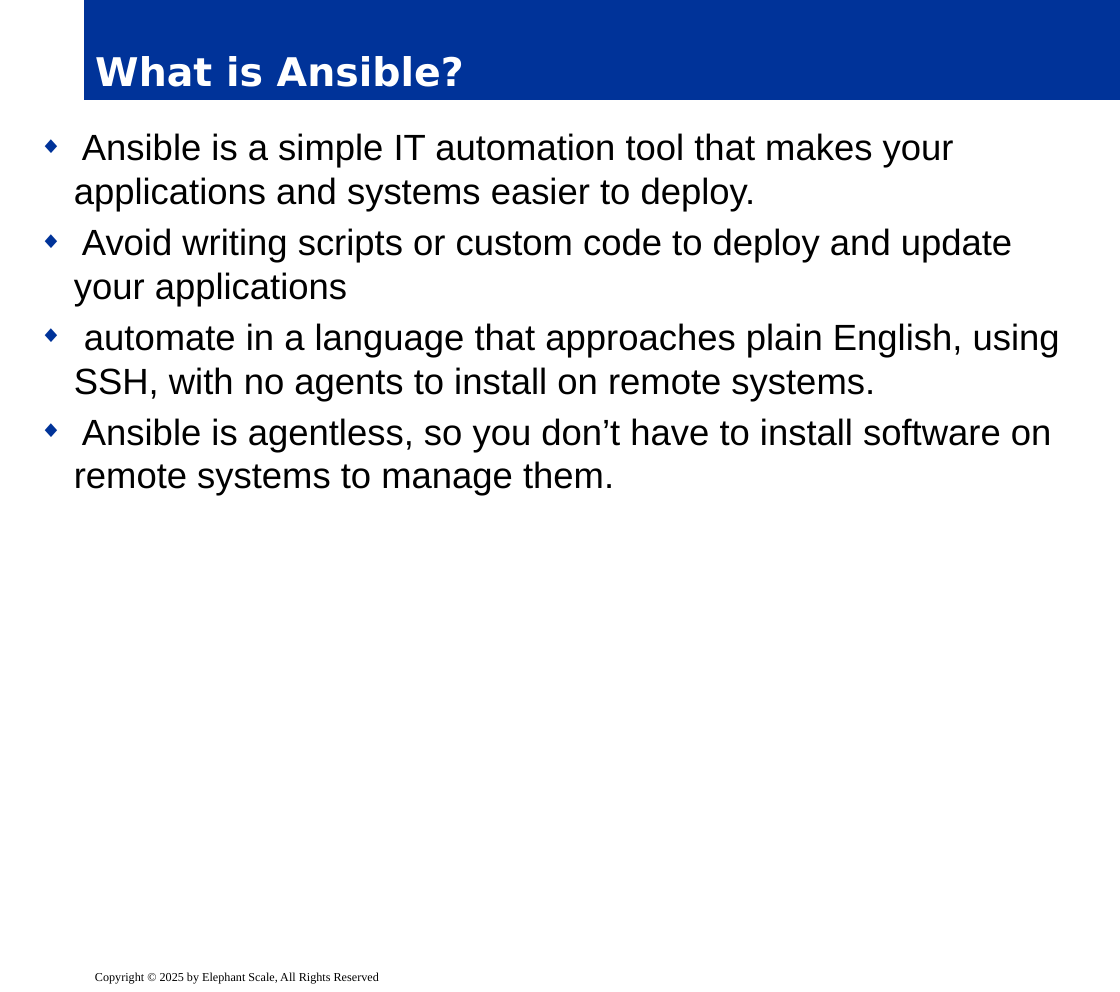
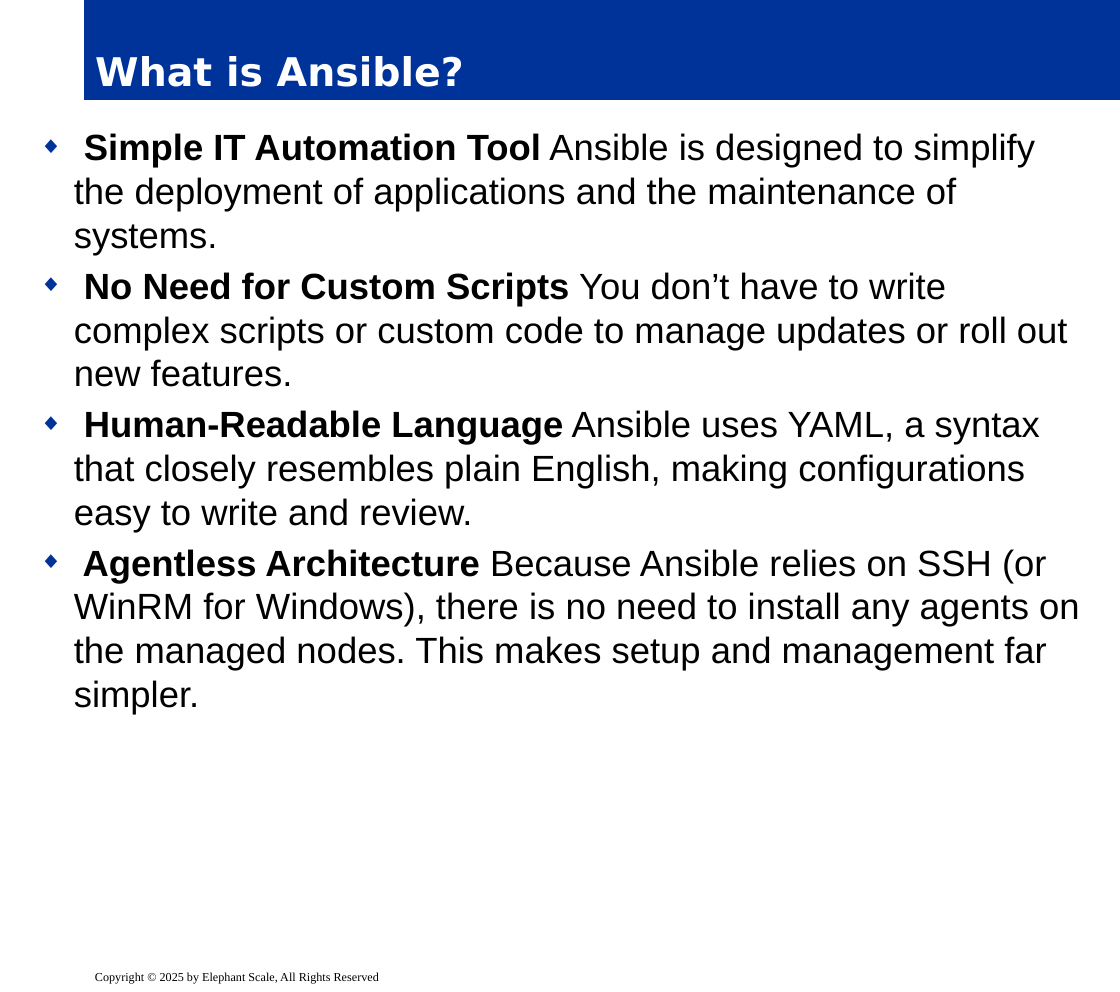
Before and after one commit to elephantscale/es-training-new, a slide deck: slide 6 of ansible/release/02__ansible-basic.pptx. Drawn at 1120x992 pixels with LibreOffice and Linux fonts; fonts in the diff are those of the drawing; background and template pictures are left out. Boxes give left, top, right and bottom in pixels: in the first picture for what was removed or moved away, otherwise in the second. Text is boxed around its words. In the diff, an @@ line names an element or a change of style, - is before the commit and + after.

```diff
--- a/ansible/release/02__ansible-basic.pptx
+++ b/ansible/release/02__ansible-basic.pptx
@@ text at bbox=[74, 133, 1080, 714]: text changed @@
-◆ Ansible is a simple IT automation tool that makes your applications and systems easier to deploy.
-◆ Avoid writing scripts or custom code to deploy and update your applications
-◆ automate in a language that approaches plain English, using SSH, with no agents to install on remote systems.
-◆ Ansible is agentless, so you don’t have to install software on remote systems to manage them.
+◆ Simple IT Automation Tool Ansible is designed to simplify the deployment of applications and the maintenance of systems.
+◆ No Need for Custom Scripts You don’t have to write complex scripts or custom code to manage updates or roll out new features.
+◆ Human-Readable Language Ansible uses YAML, a syntax that closely resembles plain English, making configurations easy to write and review.
+◆ Agentless Architecture Because Ansible relies on SSH (or WinRM for Windows), there is no need to install any agents on the managed nodes. This makes setup and management far simpler.
```
Also in this commit, not shown: 26 other slides changed, 6 other files.
